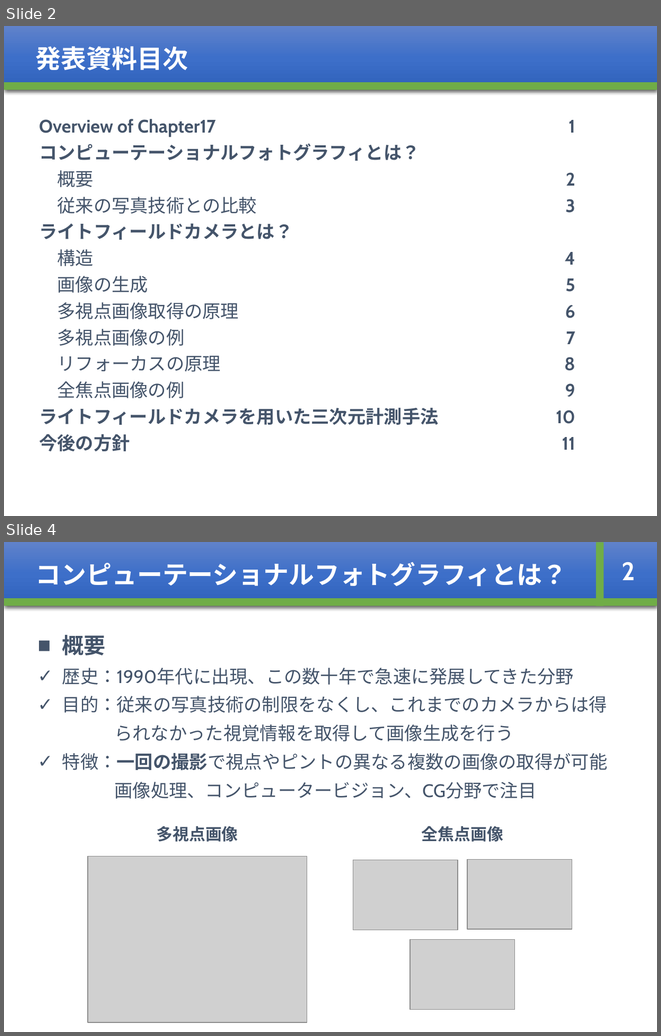
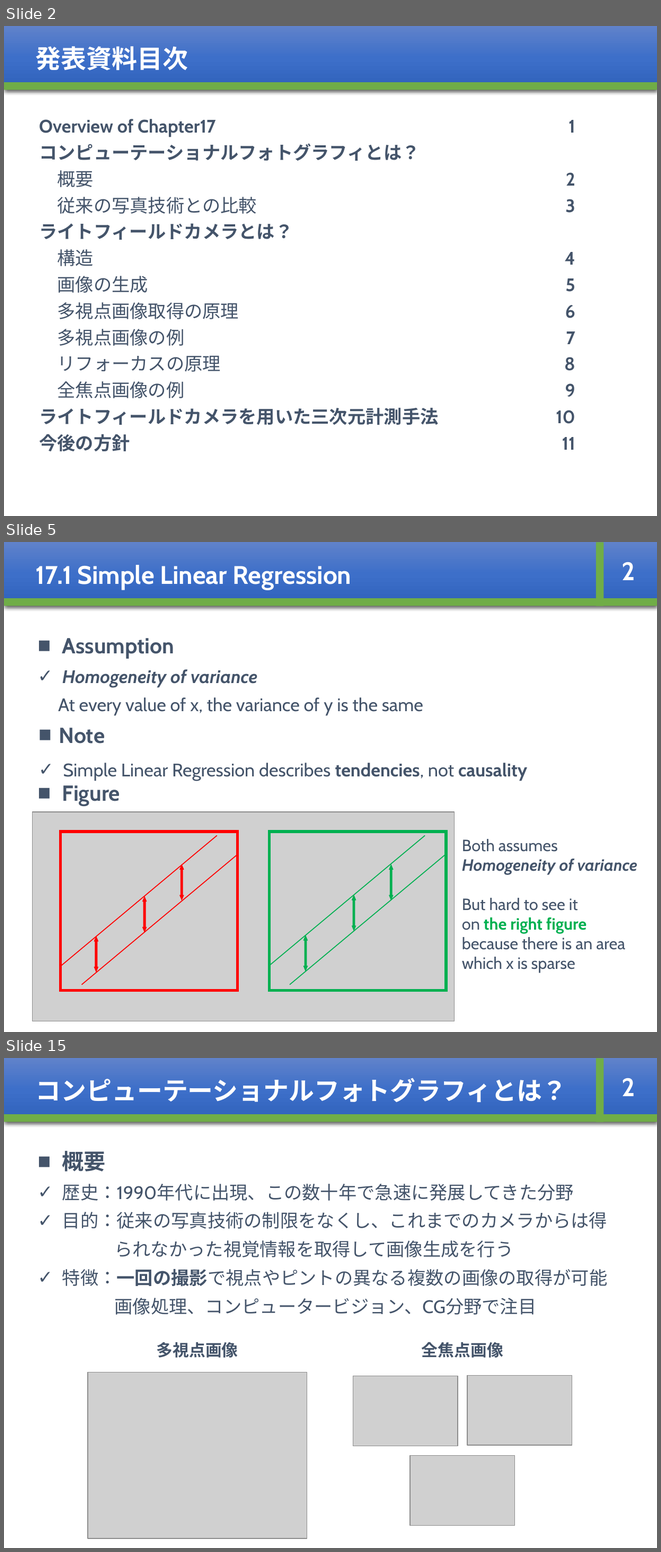
Before and after one commit to whcitizen/citizen-_task, a slide deck: 02_working/08_Bayesian/Bayesian_ch17_kajihara.pptx. Shown one above the other, each under a label of ours: slides 2 and 4 before the commit, slides 2, 5 and 15 after it; the slides between them are not shown. The pictures are 661x1036 and 661x1552 pixels, drawn with LibreOffice and Linux fonts; fonts in the diff are those of the drawing; grey boxes stand for pictures. Boxes give left, top, right and bottom in pixels: in the first picture for what was removed or moved away, otherwise in the second. Text is boxed around its words. In the diff, an @@ line names an element or a change of style, - is before the commit and + after.

```diff
--- a/02_working/08_Bayesian/Bayesian_ch17_kajihara.pptx
+++ b/02_working/08_Bayesian/Bayesian_ch17_kajihara.pptx
@@ slide 5 added at [4, 542, 657, 1032], background #FFFFFF @@
@@ rectangle added at [4, 542, 657, 606], fill gradient #6183CB to #3E70CA to #3062BB, 28 pt, text #FFFFFF, bold @@
+17.1 Simple Linear Regression
@@ rectangle added at [596, 542, 604, 606], fill #70AD47 @@
@@ text added at [621, 562, 635, 580], 28 pt, text #FFFFFF, bold @@
+2
@@ rectangle added at [4, 598, 657, 606], fill #70AD47 @@
@@ text added at [58, 638, 423, 806], 20 pt, text #44546A @@
+■ Assumption
+✓ Homogeneity of variance
+At every value of x, the variance of y is the same
+■ Figure
@@ text added at [59, 728, 527, 780], 20 pt, text #44546A @@
+■ Note
+✓ Simple Linear Regression describes tendencies, not causality
@@ picture added at [33, 812, 454, 1021] @@
@@ rectangle added at [61, 831, 238, 990], outline #FF0000 3 pt @@
@@ line added from (61, 966) to (217, 835), #FF0000 1 pt @@
@@ line added from (268, 966) to (425, 835), #00B050 1 pt @@
@@ rectangle added at [269, 831, 446, 990], outline #00B050 3 pt @@
@@ text added at [462, 839, 637, 972], 18 pt, text #44546A @@
+Both assumes
+Homogeneity of variance
+But hard to see it
+on the right figure
+because there is an area
+which x is sparse
@@ line added from (82, 984) to (238, 854), #FF0000 1 pt @@
@@ line added from (290, 984) to (446, 854), #00B050 1 pt @@
@@ up down arrow added at [180, 865, 184, 899], fill #FF0000, outline #FF0000 1 pt @@
@@ up down arrow added at [389, 865, 392, 899], fill #00B050, outline #00B050 1 pt @@
@@ up down arrow added at [143, 897, 147, 931], fill #FF0000, outline #FF0000 1 pt @@
@@ up down arrow added at [352, 896, 355, 930], fill #00B050, outline #00B050 1 pt @@
@@ up down arrow added at [95, 937, 98, 971], fill #FF0000, outline #FF0000 1 pt @@
@@ up down arrow added at [303, 936, 307, 970], fill #00B050, outline #00B050 1 pt @@
@@ what was slide 4 is now slide 15 @@
```
Also in this commit, not shown: 2 slides changed, 10 other slides added, 11 other files.
